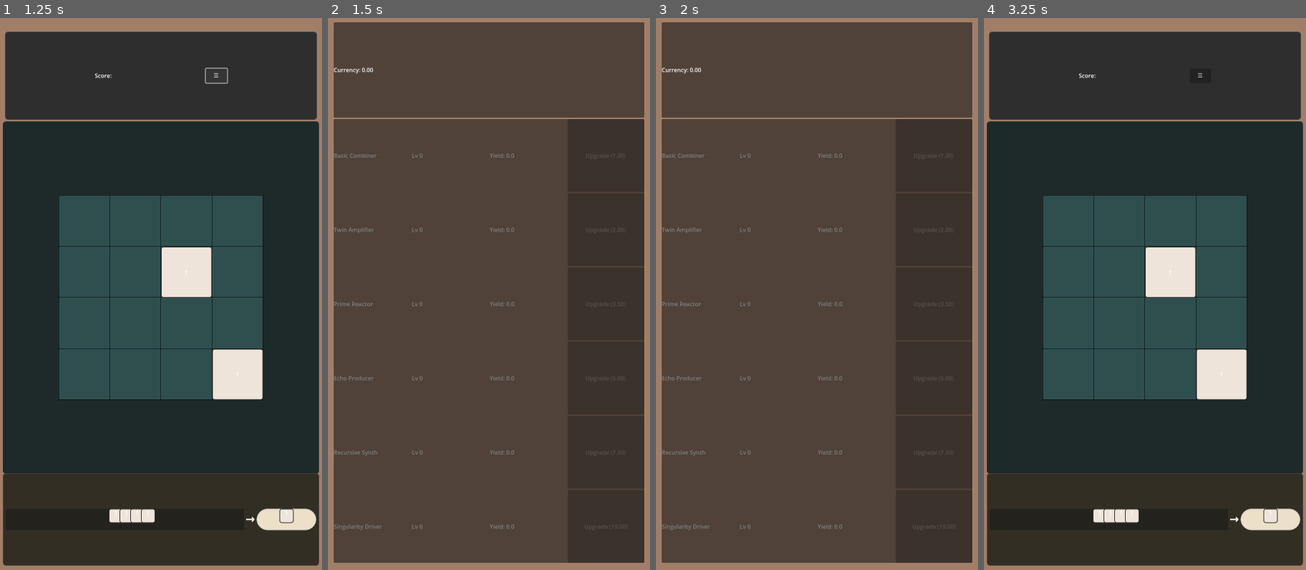
Above: before the commit, frames 1-4 (left to right).
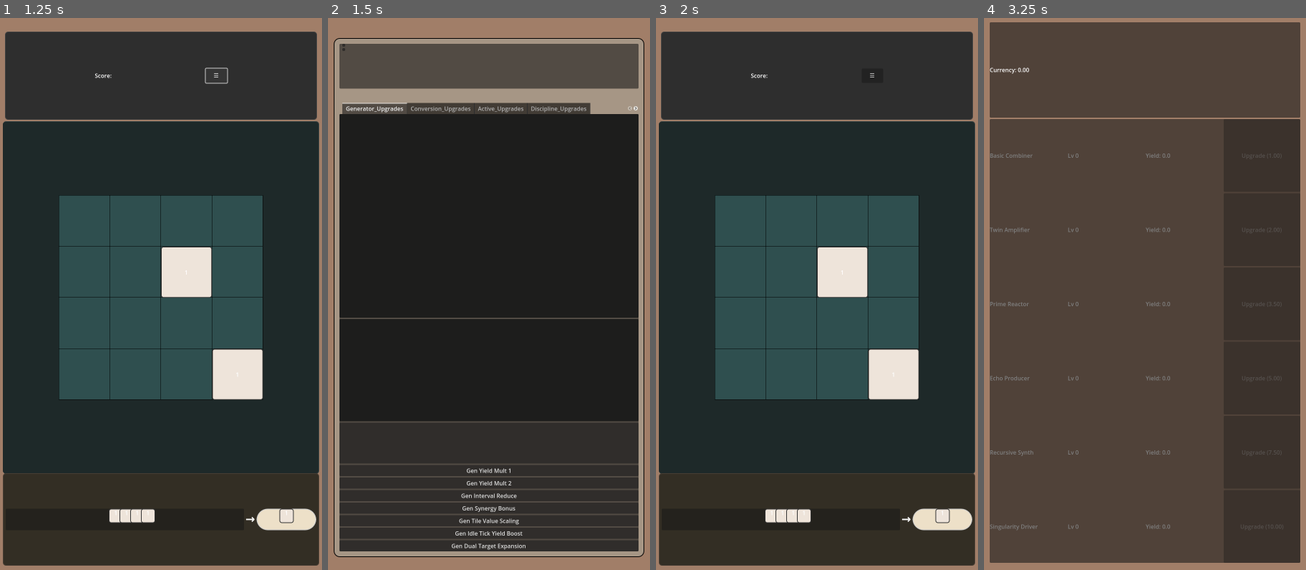
Above: after the commit, the same moments.

Repository: Griffinhale/2048_incremental_v.0.1
Game: Godot game, scene res://scenes/panels/GameBoard.tscn
Same seed, same stepped clock (60 frames per second), same inputs: the game is played once before the commit and once after it. The project has no main scene, so this scene is started directly.
Inputs:
- Up to frame 1 (1.25 s): click "☰" at 0.5 s
- Up to frame 2 (1.5 s): tap Enter at 1.25 s; hold S (show_upgrades, bound only after the commit) from 1.28 s (still down); hold Q (swap_screen, bound only before the commit) from 1.28 s (still down)
- Up to frame 3 (2 s): keep holding S (show_upgrades, bound only after the commit); keep holding Q (swap_screen, bound only before the commit); tap A (show_board, bound only after the commit) at 1.55 s
- Up to frame 4 (3.25 s): tap Space at 2 s; release S (show_upgrades, bound only after the commit) at 2.03 s; release Q (swap_screen, bound only before the commit) at 2.03 s; tap A (show_board, bound only after the commit) at 2.1 s; tap D (show_gens, bound only after the commit) at 2.3 s; tap Enter at 2.75 s; hold S (show_upgrades, bound only after the commit) from 2.78 s (still down); hold D (show_gens, bound only after the commit) from 2.78 s (still down); tap Q (swap_screen, bound only before the commit) at 3.05 s

Frame 1 is identical in both runs. In frame 2, 79% of the frame differs, in the area x 1-99%, y 0-99%; in frame 3, 93%, in the area x 0-100%, y 0-100%; in frame 4, 93%.

Commit message:
basic four-direction movement, no animation

Diff:
--- a/project.godot
+++ b/project.godot
@@ -35,14 +35,24 @@
 , Object(InputEventJoypadMotion,"resource_local_to_scene":false,"resource_name":"","device":0,"axis":0,"axis_value":-1.0,"script":null)
 ]
 }
-swap_screen={
+show_upgrades={
 "deadzone": 0.2,
-"events": [Object(InputEventKey,"resource_local_to_scene":fa …(141 unchanged characters)… ":false,"keycode":0,"physical_keycode":81,"key_label":0,"unicode":113,"location":0,"echo":false,"script":null)
+"events": [Object(InputEventKey,"resource_local_to_scene":fa …(141 unchanged characters)… ":false,"keycode":0,"physical_keycode":83,"key_label":0,"unicode":115,"location":0,"echo":false,"script":null)
 ]
 }
-show_upgrades={
+show_stats={
 "deadzone": 0.2,
 "events": [Object(InputEventKey,"resource_local_to_scene":false,"resource_name":"","device":-1,"window_id":0,"alt_press …(192 unchanged characters)…
+]
+}
+show_board={
+"deadzone": 0.2,
+"events": [Object(InputEventKey,"resource_local_to_scene":false,"resource_name":"","device":-1,"window_id":0,"alt_pressed":false,"shift_pressed":false,"ctrl_pressed":false,"meta_pressed":false,"pressed":false,"keycode":0,"physical_keycode":65,"key_label":0,"unicode":97,"location":0,"echo":false,"script":null)
+]
+}
+show_gens={
+"deadzone": 0.2,
+"events": [Object(InputEventKey,"resource_local_to_scene":false,"resource_name":"","device":-1,"window_id":0,"alt_pressed":false,"shift_pressed":false,"ctrl_pressed":false,"meta_pressed":false,"pressed":false,"keycode":0,"physical_keycode":68,"key_label":0,"unicode":100,"location":0,"echo":false,"script":null)
 ]
 }
 
--- a/scenes/panels/GameBoard.tscn
+++ b/scenes/panels/GameBoard.tscn
@@ -1,10 +1,11 @@
-[gd_scene load_steps=12 format=3 uid="uid://bw04bwuopdtai"]
+[gd_scene load_steps=13 format=3 uid="uid://bw04bwuopdtai"]
 
 [ext_resource type="Script" uid="uid://d0ww83e0cjjbr" path="res://scripts/managers/game_ui_manager.gd" id="1_3fmbn"]
 [ext_resource type="Script" uid="uid://ddhocvt6e08ll" path="res://scripts/gameboard/board_canvas.gd" id="2_ocn0r"]
 [ext_resource type="Script" uid="uid://bi8itfklc4565" path="res://scripts/gameboard/queue_display.gd" id="3_3fmbn"]
 [ext_resource type="PackedScene" uid="uid://cy5jlc4dsmjkb" path="res://scenes/panels/GeneratorPanel.tscn" id="4_3fmbn"]
 [ext_resource type="PackedScene" uid="uid://c2u2vsqack1g3" path="res://scenes/panels/UpgradesPanel.tscn" id="5_p1wqh"]
+[ext_resource type="PackedScene" uid="uid://3rttg66hq1ux" path="res://scenes/panels/StatsPanel.tscn" id="6_5o0bf"]
 
 [sub_resource type="StyleBoxFlat" id="StyleBoxFlat_ocn0r"]
 bg_color = Color(0.737255, 0.556863, 0.443137, 0.752941)
@@ -286,6 +287,7 @@
 theme_override_styles/panel = SubResource("StyleBoxFlat_6xh2g")
 
 [node name="IdleMargins" type="MarginContainer" parent="."]
+visible = false
 layout_mode = 1
 anchors_preset = 15
 anchor_right = 1.0
@@ -298,6 +300,7 @@
 theme_override_constants/margin_bottom = 60
 
 [node name="GeneratorPanel" parent="IdleMargins" instance=ExtResource("4_3fmbn")]
+visible = false
 layout_mode = 2
 
 [node name="UpgradesMargins" type="MarginContainer" parent="."]
@@ -317,5 +320,22 @@
 visible = false
 layout_mode = 2
 
+[node name="StatsMargins" type="MarginContainer" parent="."]
+visible = false
+layout_mode = 1
+anchors_preset = 15
+anchor_right = 1.0
+anchor_bottom = 1.0
+grow_horizontal = 2
+grow_vertical = 2
+theme_override_constants/margin_left = 8
+theme_override_constants/margin_top = 60
+theme_override_constants/margin_right = 8
+theme_override_constants/margin_bottom = 32
+
+[node name="StatsPanel" parent="StatsMargins" instance=ExtResource("6_5o0bf")]
+visible = false
+layout_mode = 2
+
 [connection signal="game_over" from="GameMargins/GameBoard/BoardPanel/BoardContainer/BoardCanvas" to="ScreenManager" method="_on_board_canvas_game_over"]
 [connection signal="visibility_changed" from="IdleMargins/GeneratorPanel" to="IdleMargins/GeneratorPanel" method="_on_visibility_changed"]
--- a/scenes/panels/StatsPanel.tscn
+++ b/scenes/panels/StatsPanel.tscn
@@ -1,4 +1,16 @@
-[gd_scene format=3 uid="uid://3rttg66hq1ux"]
+[gd_scene load_steps=2 format=3 uid="uid://3rttg66hq1ux"]
+
+[sub_resource type="StyleBoxFlat" id="StyleBoxFlat_3r6ws"]
+bg_color = Color(0.582158, 0.519726, 0.605879, 1)
+border_width_left = 1
+border_width_top = 1
+border_width_right = 1
+border_width_bottom = 1
+border_color = Color(0.920036, 0.721821, 0.936599, 1)
+corner_radius_top_left = 24
+corner_radius_top_right = 24
+corner_radius_bottom_right = 24
+corner_radius_bottom_left = 24
 
 [node name="StatsPanel" type="Control"]
 layout_mode = 3
@@ -7,3 +19,32 @@
 anchor_bottom = 1.0
 grow_horizontal = 2
 grow_vertical = 2
+
+[node name="PanelContainer" type="PanelContainer" parent="."]
+layout_mode = 1
+anchors_preset = 15
+anchor_right = 1.0
+anchor_bottom = 1.0
+grow_horizontal = 2
+grow_vertical = 2
+theme_override_styles/panel = SubResource("StyleBoxFlat_3r6ws")
+
+[node name="ScrollContainer" type="ScrollContainer" parent="PanelContainer"]
+layout_mode = 2
+
+[node name="StatBoxes" type="VBoxContainer" parent="PanelContainer/ScrollContainer"]
+layout_mode = 2
+size_flags_horizontal = 3
+size_flags_vertical = 3
+
+[node name="CurrentRunStats" type="VBoxContainer" parent="PanelContainer/ScrollContainer/StatBoxes"]
+layout_mode = 2
+
+[node name="CurrentStackStats" type="VBoxContainer" parent="PanelContainer/ScrollContainer/StatBoxes"]
+layout_mode = 2
+
+[node name="CurrentAscensionStats" type="VBoxContainer" parent="PanelContainer/ScrollContainer/StatBoxes"]
+layout_mode = 2
+
+[node name="LifetimeStats" type="VBoxContainer" parent="PanelContainer/ScrollContainer/StatBoxes"]
+layout_mode = 2
--- a/scenes/panels/UpgradesPanel.tscn
+++ b/scenes/panels/UpgradesPanel.tscn
@@ -73,7 +73,7 @@
 [node name="TabContainer" type="TabContainer" parent="VBoxContainer"]
 layout_mode = 2
 size_flags_vertical = 3
-size_flags_stretch_ratio = 4.0
+size_flags_stretch_ratio = 10.0
 current_tab = 0
 
 [node name="Generator_Upgrades" type="ScrollContainer" parent="VBoxContainer/TabContainer"]
@@ -83,6 +83,42 @@
 [node name="VBoxContainer" type="VBoxContainer" parent="VBoxContainer/TabContainer/Generator_Upgrades"]
 layout_mode = 2
 size_flags_horizontal = 3
+size_flags_vertical = 3
+theme_override_constants/separation = 4
+
+[node name="PrimarySkills" type="PanelContainer" parent="VBoxContainer/TabContainer/Generator_Upgrades/VBoxContainer"]
+layout_mode = 2
+size_flags_vertical = 3
+size_flags_stretch_ratio = 5.0
+
+[node name="Path1" type="PanelContainer" parent="VBoxContainer/TabContainer/Generator_Upgrades/VBoxContainer/PrimarySkills"]
+layout_mode = 2
+size_flags_horizontal = 3
+size_flags_vertical = 3
+
+[node name="Path2" type="PanelContainer" parent="VBoxContainer/TabContainer/Generator_Upgrades/VBoxContainer/PrimarySkills"]
+layout_mode = 2
+size_flags_horizontal = 3
+size_flags_vertical = 3
+
+[node name="SecondarySkills" type="PanelContainer" parent="VBoxContainer/TabContainer/Generator_Upgrades/VBoxContainer"]
+layout_mode = 2
+size_flags_vertical = 3
+size_flags_stretch_ratio = 2.5
+
+[node name="Path3" type="PanelContainer" parent="VBoxContainer/TabContainer/Generator_Upgrades/VBoxContainer/SecondarySkills"]
+layout_mode = 2
+size_flags_horizontal = 3
+size_flags_vertical = 3
+
+[node name="Path4" type="PanelContainer" parent="VBoxContainer/TabContainer/Generator_Upgrades/VBoxContainer/SecondarySkills"]
+layout_mode = 2
+size_flags_horizontal = 3
+size_flags_vertical = 3
+
+[node name="UndevelopedRoutes" type="PanelContainer" parent="VBoxContainer/TabContainer/Generator_Upgrades/VBoxContainer"]
+layout_mode = 2
+size_flags_vertical = 3
 
 [node name="Conversion_Upgrades" type="ScrollContainer" parent="VBoxContainer/TabContainer"]
 visible = false
--- a/scripts/managers/game_ui_manager.gd
+++ b/scripts/managers/game_ui_manager.gd
@@ -5,7 +5,8 @@
 enum Screen {
 	GAME,
 	IDLE,
-
+	UPGRADES,
+	STATS
 }
 
 var current_screen: Screen = Screen.GAME
@@ -14,8 +15,9 @@
 
 @onready var game_board := $"../GameMargins/GameBoard"
 @onready var idle_panel := $"../IdleMargins/GeneratorPanel"
-@onready var upgrade_margins := $"../UpgradesMargins"
-@onready var upgrade_panel := $"../UpgradesMargins/UpgradesPanel"
+@onready var upgrades_margins := $"../UpgradesMargins"
+@onready var upgrades_panel := $"../UpgradesMargins/UpgradesPanel"
+@onready var game_margins := $"../GameMargins"
 @onready var idle_margins := $"../IdleMargins"
 @onready var to_idle_button := $"../GameMargins/GameBoard/TopBarPanel/GameOverBox/Buttons/IdleScreenSwap"
 @onready var play_again_button := $"../GameMargins/GameBoard/TopBarPanel/GameOverBox/Buttons/Restart"
@@ -25,6 +27,8 @@
 @onready var board_panel := $"../GameMargins/GameBoard/BoardPanel"
 @onready var queue_panel := $"../GameMargins/GameBoard/QueuePanel"
 @onready var board_canvas := $"../GameMargins/GameBoard/BoardPanel/BoardContainer/BoardCanvas"
+@onready var stats_margins := $"../StatsMargins"
+@onready var stats_panel := $"../StatsMargins/StatsPanel"
 @onready var current_score: int = 0
 
 func _ready():
@@ -54,36 +58,88 @@
 	score_label.text = str(current_score)
 
 func _input(event):
-	if event.is_action_pressed("swap_screen"):
+	if event.is_action_pressed("show_board"):
+		current_screen = Screen.GAME
 		swap_screen()
 	if event.is_action_pressed("show_upgrades"):
-		toggle_upgrades()
+		current_screen = Screen.UPGRADES
+		swap_screen()
+	if event.is_action_pressed("show_gens"):
+		current_screen = Screen.IDLE
+		swap_screen()
+	if event.is_action_pressed("show_stats"):
+		current_screen = Screen.STATS
+		swap_screen()
 
-func toggle_upgrades():
-	showing_upgrades = !showing_upgrades
-	upgrade_margins.visible = !upgrade_margins.visible
-	upgrade_panel.visible = !upgrade_panel.visible
+
+func shrink_board_panel():
+	game_board.visible = false
+	game_margins.visible = false
+
+func slide_board_panel():
+	game_board.visible = true
+	game_margins.visible = true
+
+func shrink_idle_panel():
+	idle_margins.visible = false
+	idle_panel.visible = false
+
+func slide_idle_panel():
+	idle_margins.visible = true
+	idle_panel.visible = true
+
+func shrink_stats_panel():
+	stats_panel.visible = false
+	stats_margins.visible = false
+
+func slide_stats_panel():
+	stats_panel.visible = true
+	stats_margins.visible = true
+
+func shrink_upgrades_panel():
+	upgrades_margins.visible = false
+	upgrades_panel.visible = false
+
+func slide_upgrades_panel():
+	upgrades_margins.visible = true
+	upgrades_panel.visible = true
+
+func show_idle_screen():
+	shrink_board_panel()
+	shrink_stats_panel()
+	shrink_upgrades_panel()
+	slide_idle_panel()
+	idle_panel.update_level_up_buttons()
 
 func show_game_screen():
-	game_board.visible = true
-	idle_panel.visible = false
-	idle_margins.visible = false
-	current_screen = Screen.GAME
+	shrink_stats_panel()
+	shrink_idle_panel()
+	shrink_upgrades_panel()
+	slide_board_panel()
 
-func show_idle_screen():
-	game_board.visible = false
-	idle_margins.visible = true
-	idle_panel.visible = true
-	idle_panel.update_level_up_buttons()
-	current_screen = Screen.IDLE
+func show_stats_screen():
+	shrink_board_panel()
+	shrink_idle_panel()
+	shrink_upgrades_panel()
+	slide_stats_panel()
+
+func show_upgrades_screen():
+	shrink_board_panel()
+	shrink_idle_panel()
+	shrink_stats_panel()
+	slide_upgrades_panel()
 
 func swap_screen():
+	print(current_screen)
 	if current_screen == Screen.GAME:
+		show_game_screen()
+	if current_screen == Screen.IDLE:
 		show_idle_screen()
-	else:
-		show_game_screen()
-	if showing_upgrades:
-		showing_upgrades = false
+	if current_screen == Screen.STATS:
+		show_stats_screen()
+	if current_screen == Screen.UPGRADES:
+		show_upgrades_screen()
+
 
 func _on_play_again_pressed():
 	reset_to_gameplay()
